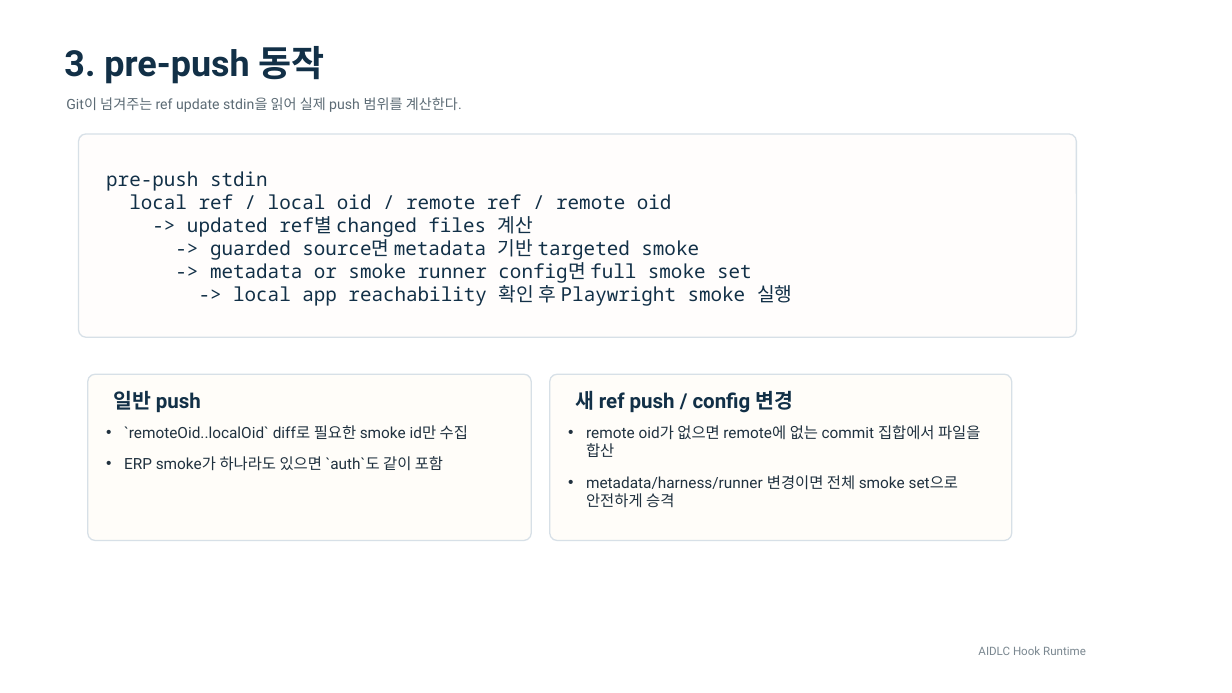
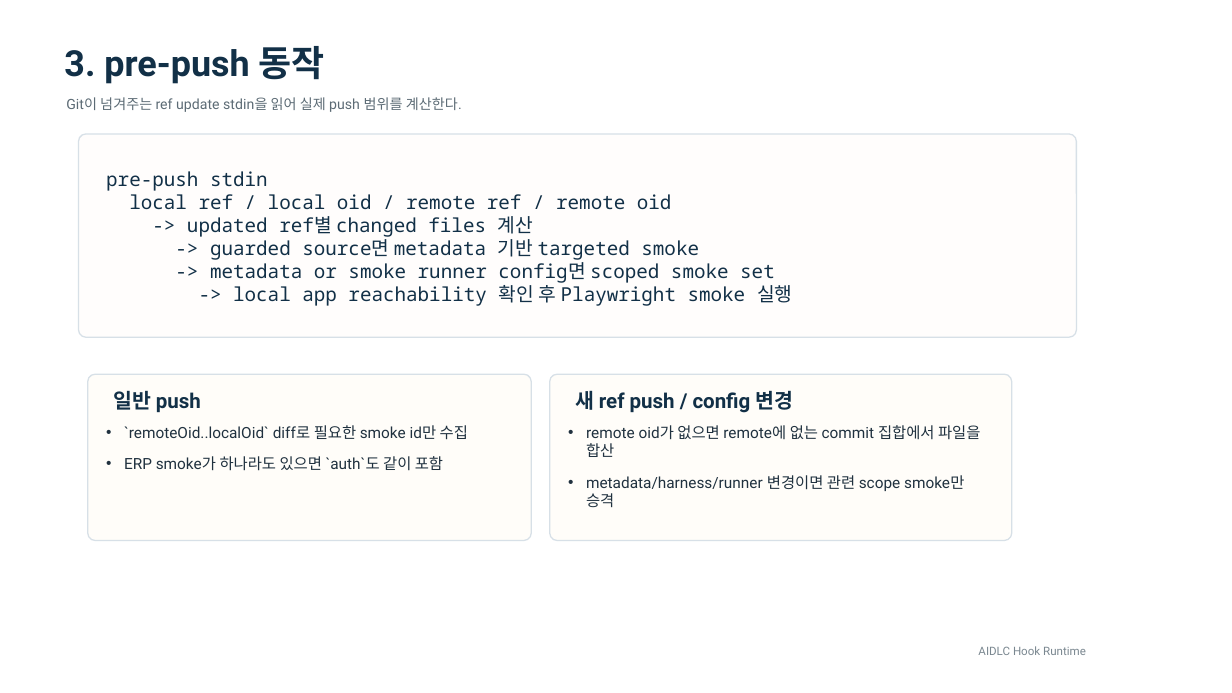
Before and after one commit to hosooregai-netizen/saftysite, a slide deck: slide 4 of docs/guardrails/aidlc-hooks-overview.pptx. Drawn at 1232x693 pixels with LibreOffice and Linux fonts; fonts in the diff are those of the drawing. Boxes give left, top, right and bottom in pixels: in the first picture for what was removed or moved away, otherwise in the second. Text is boxed around its words. In the diff, an @@ line names an element or a change of style, - is before the commit and + after.

Commit message:
Tighten smoke fallback scopes and refresh admin analytics smoke

```diff
--- a/docs/guardrails/aidlc-hooks-overview.pptx
+++ b/docs/guardrails/aidlc-hooks-overview.pptx
@@ text at box(210, 262, 775, 283): text changed @@
--> metadata or smoke runner config면 full smoke set
+-> metadata or smoke runner config면 scoped smoke set
@@ text at box(586, 475, 964, 507): text changed @@
-• metadata/harness/runner 변경이면 전체 smoke set으로 안전하게 승격
+• metadata/harness/runner 변경이면 관련 scope smoke만 승격
```
Also in this commit, not shown: 4 other slides changed, 8 other files.
